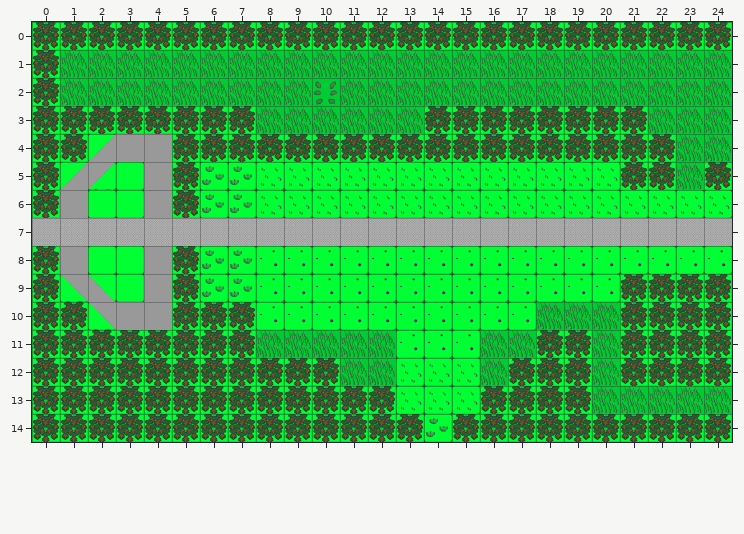
Tiled map: public/data/first_demo/first_demo1_0.tmx. Above, as it was before the edit.
Cells are 64x64 px. Shown: x 0..24, y 0..14.
After:
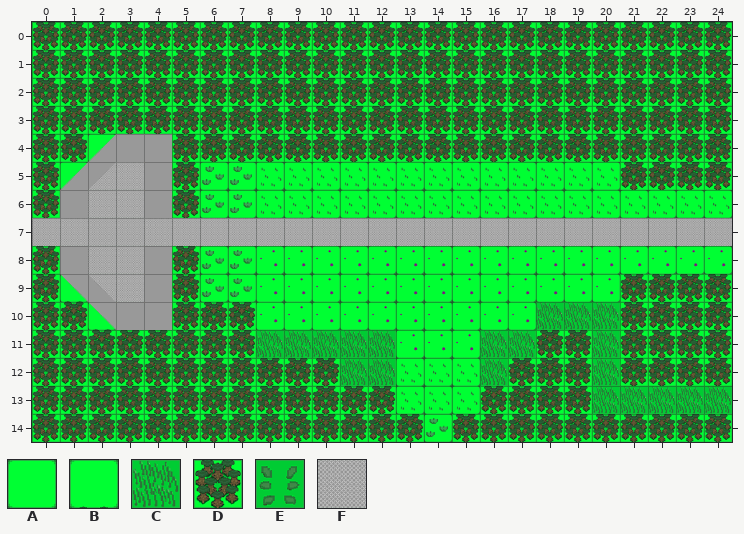
Key: from "tiles": A 2 "SPRITE_STANDARD", B 5 "SPRITE_DEFAULT", C 11 "SPRITE_FOREST", D 15 "SPRITE_DEFAULT", E 21 "SPRITE_FOREST", F 42 "SPRITE_STANDARD".
_ is an empty cell, . an unchanged one.
Diff:
--- layer "undertiles"
@@ x 2..2 @@
- 5 B
+ 5 F
@@ x 2..2 @@
- 9 B
+ 9 F
--- layer "tiles"
@@ x 1..24 @@
- 1 CCCCCCCCCCCCCCCCCCCCCCCC
- 2 CCCCCCCCCECCCCCCCCCCCCCC
- 3 .......CCCCCC........CCC
- 4 ......................CC
- 5 ..A...................C.
- 6 .AA.....................
+ 1 DDDDDDDDDDDDDDDDDDDDDDDD
+ 2 DDDDDDDDDDDDDDDDDDDDDDDD
+ 3 .......DDDDDD........DDD
+ 4 ......................DD
+ 5 ..F...................D.
+ 6 .FF.....................
@@ x 2..3 @@
- 8 AA
- 9 .A
+ 8 FF
+ 9 .F
Boxes around the changes in both pictures, in picture pixels (x1, y1, x2, y2):
changed: (60, 50, 732, 218)
changed: (88, 246, 144, 302)
